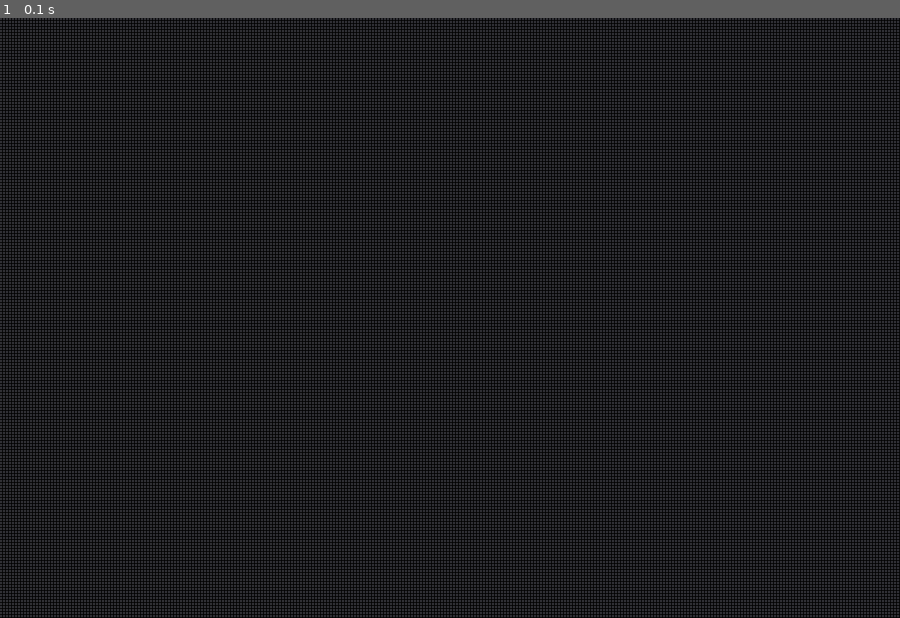
Above: before the commit, frame 1.
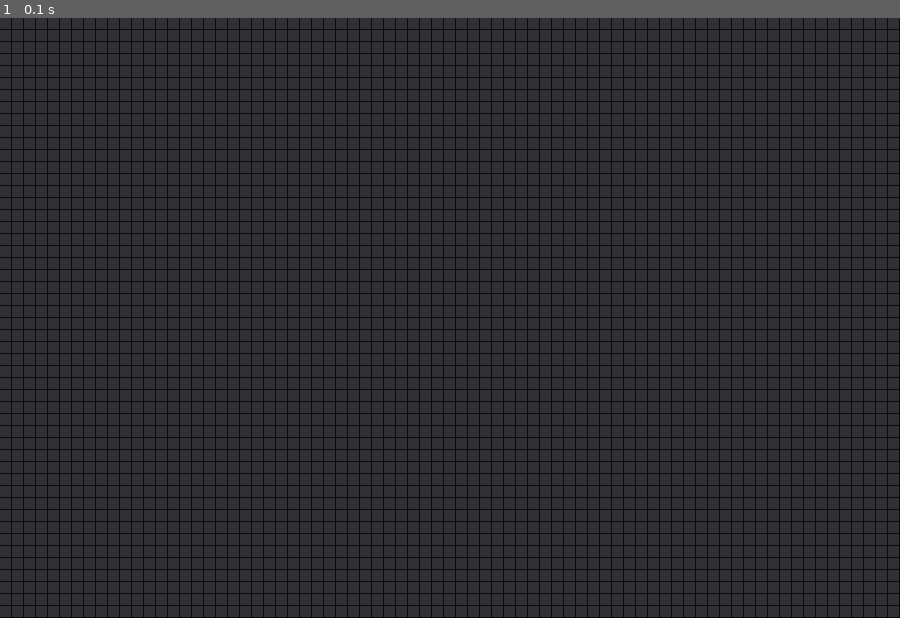
Above: after the commit, the same moment.

Repository: educ8s/Python-Game-Of-Life-with-Pygame
Game: pygame game, started from main.py
The game is run twice, just before and just after one commit, with the same random seed, the same clock (stepped at 60 frames per second) and the same inputs.
Inputs:
- Up to frame 1 (0.1 s): no input

The runs differ from the first frame. In frame 1, 40% of the frame differs, in the area x 0-100%, y 0-100%.

Commit message:
v1.04
Minor changes

Diff:
--- a/main.py
+++ b/main.py
@@ -3,7 +3,8 @@
 
 WINDOW_WIDTH = 1200
 WINDOW_HEIGHT = 800
-CELL_SIZE = 4
+CELL_SIZE = 16
+FPS = 60
 
 pygame.init()
 
@@ -13,8 +14,6 @@
 game = Game(WINDOW_WIDTH, WINDOW_HEIGHT, CELL_SIZE)
 
 clock = pygame.time.Clock()
-
-frameRate = 12
 
 while True:
 	for event in pygame.event.get():
@@ -36,9 +35,9 @@
 					game.current_grid.fill_zeros()
 					game.next_grid.fill_zeros()
 			elif event.key == pygame.K_KP_PLUS:
-				frameRate*=1.5
-			elif event.key == pygame.K_KP_MINUS and frameRate > 2:
-				frameRate/=1.5
+				FPS*=1.5
+			elif event.key == pygame.K_KP_MINUS and FPS > 2:
+				FPS/=1.5
 
 	if not game.run:
 		game.GetClickedCell()
@@ -50,4 +49,4 @@
 	game.draw(window)
 
 	pygame.display.update()
-	clock.tick(frameRate)
+	clock.tick(FPS)
